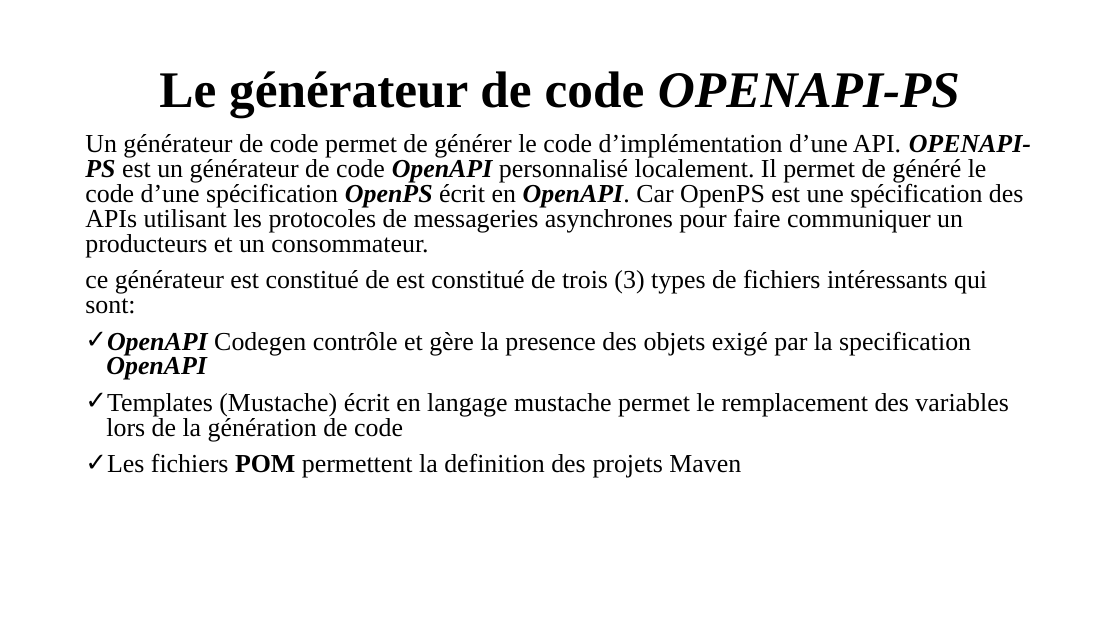
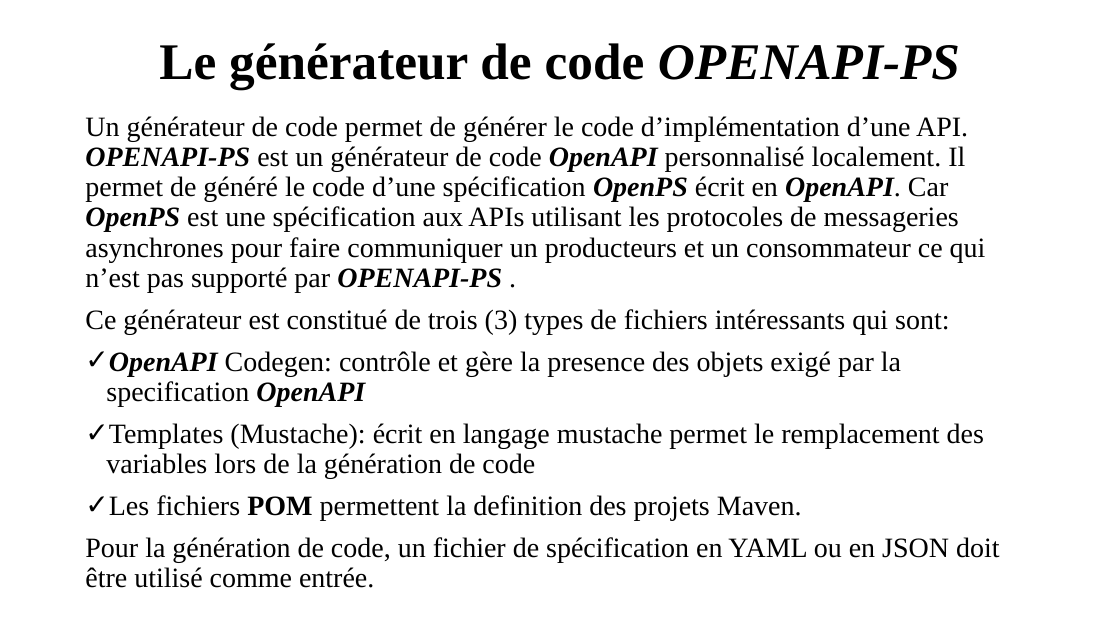
Before and after one commit to OA-Souleymane/MyGitHub-Files, a slide deck: slide 10 of Chapitres/presentationMemoire.pptx. Drawn at 1120x630 pixels with LibreOffice and Linux fonts; fonts in the diff are those of the drawing. Boxes give left, top, right and bottom in pixels: in the first picture for what was removed or moved away, otherwise in the second. Text is boxed around its words. In the diff, an @@ line names an element or a change of style, - is before the commit and + after.

```diff
--- a/Chapitres/presentationMemoire.pptx
+++ b/Chapitres/presentationMemoire.pptx
@@ title "Le générateur de code OPENAPI-PS" moved from (x1=159, y1=71, x2=960, y2=118) to (x1=159, y1=43, x2=960, y2=90) @@
@@ text at (x1=85, y1=116, x2=1000, y2=588): text changed; size 22.2 to 24 pt @@
-Un générateur de code permet de générer le code d’implémentation d’une API. OPENAPI-PS est un générateur de code OpenAPI personnalisé localement. Il permet de généré le code d’une spécification OpenPS écrit en OpenAPI. Car OpenPS est une spécification des APIs utilisant les protocoles de messageries asynchrones pour faire communiquer un producteurs et un consommateur.
-ce générateur est constitué de est constitué de trois (3) types de fichiers intéressants qui sont:
-✓ OpenAPI Codegen contrôle et gère la presence des objets exigé par la specification OpenAPI
-✓ Templates (Mustache) écrit en langage mustache permet le remplacement des variables lors de la génération de code
-✓ Les fichiers POM permettent la definition des projets Maven
+Un générateur de code permet de générer le code d’implémentation d’une API. OPENAPI-PS est un générateur de code OpenAPI personnalisé localement. Il permet de généré le code d’une spécification OpenPS écrit en OpenAPI. Car OpenPS est une spécification aux APIs utilisant les protocoles de messageries asynchrones pour faire communiquer un producteurs et un consommateur ce qui n’est pas supporté par OPENAPI-PS .
+Ce générateur est constitué de trois (3) types de fichiers intéressants qui sont:
+✓ OpenAPI Codegen: contrôle et gère la presence des objets exigé par la specification OpenAPI
+✓ Templates (Mustache): écrit en langage mustache permet le remplacement des variables lors de la génération de code
+✓ Les fichiers POM permettent la definition des projets Maven.
+Pour la génération de code, un fichier de spécification en YAML ou en JSON doit être utilisé comme entrée.
```
Also in this commit, not shown: 8 other slides changed, 2 slides added, 1 slide removed.
